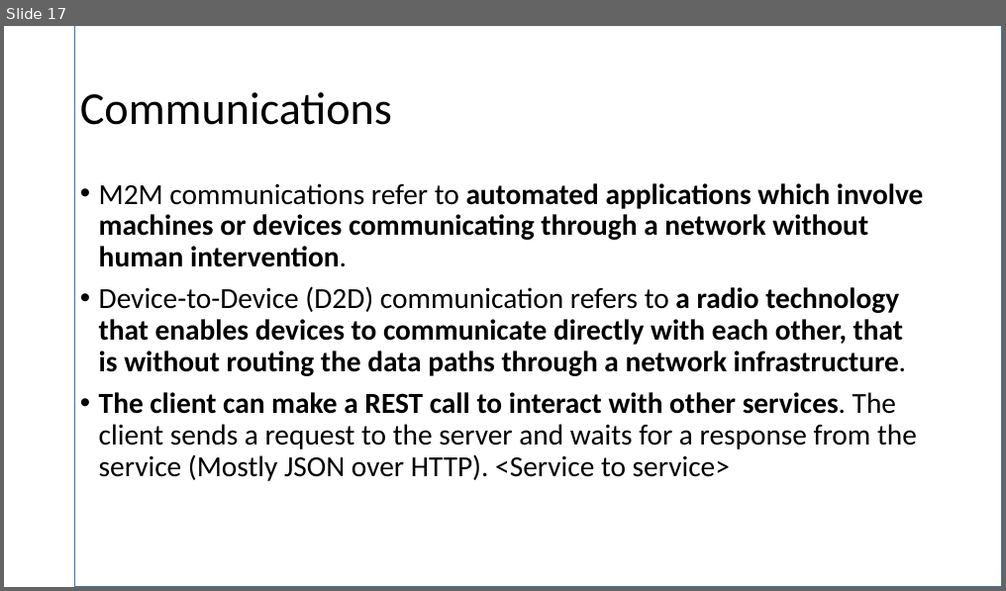
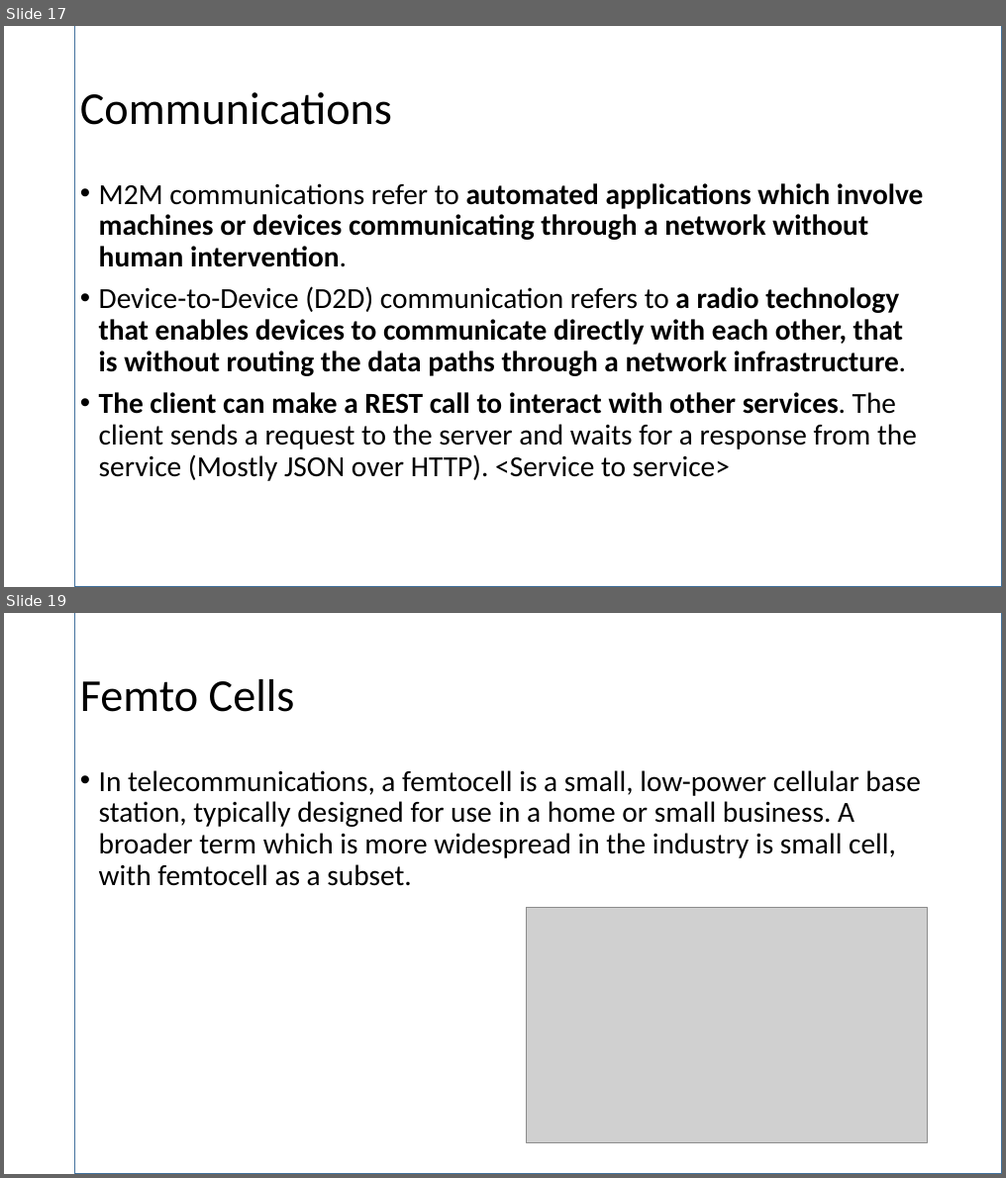
Before and after one commit to vk0810-k/College-B.Tech, a slide deck: Fourth Year/SEM VII/Mobile Computing - Prof. Preeti Godabole/MC-PPT/Unit 4-CRN.pptx. Shown one above the other, each under a label of ours: slide 17 before the commit, slides 17 and 19 after it; the slides between them are not shown. The pictures are 1006x591 and 1006x1178 pixels, drawn with LibreOffice and Linux fonts; fonts in the diff are those of the drawing; grey boxes stand for pictures; background and template pictures are left out. Boxes give left, top, right and bottom in pixels: in the first picture for what was removed or moved away, otherwise in the second. Text is boxed around its words. In the diff, an @@ line names an element or a change of style, - is before the commit and + after.

```diff
--- a/Fourth Year/SEM VII/Mobile Computing - Prof. Preeti Godabole/MC-PPT/Unit 4-CRN.pptx
+++ b/Fourth Year/SEM VII/Mobile Computing - Prof. Preeti Godabole/MC-PPT/Unit 4-CRN.pptx
@@ slide 19 added at (4,613,1002,1174), background picture (left out) @@
@@ rectangle added at (75,613,1002,1174), fill #FFFFFF, outline #43739E 1 pt @@
@@ title added at (80,679,295,712), 44 pt, text #000000 @@
+Femto Cells
@@ text added at (99,770,921,886), 28 pt, text #000000 @@
+• In telecommunications, a femtocell is a small, low-power cellular base station, typically designed for use in a home or small business. A broader term which is more widespread in the industry is small cell, with femtocell as a subset.
@@ picture added at (527,907,927,1143) @@
```
Also in this commit, not shown: 1 slide changed, 1 other slide added, 2 slides removed, 46 other files.
